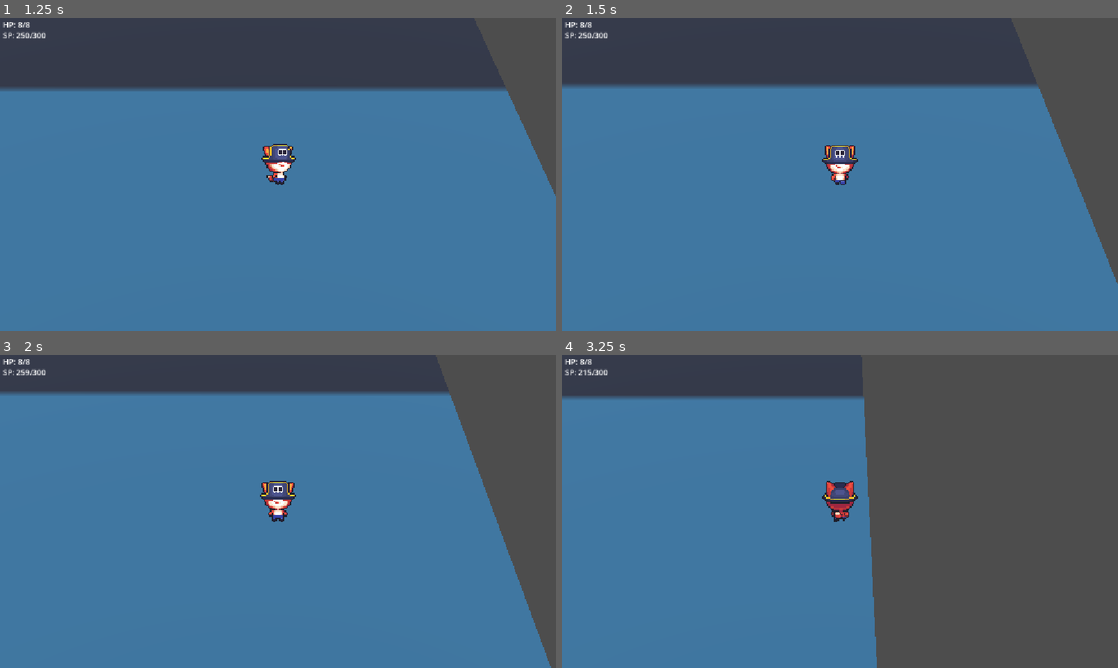
Above: before the commit, frames 1-4 (two rows, left to right).
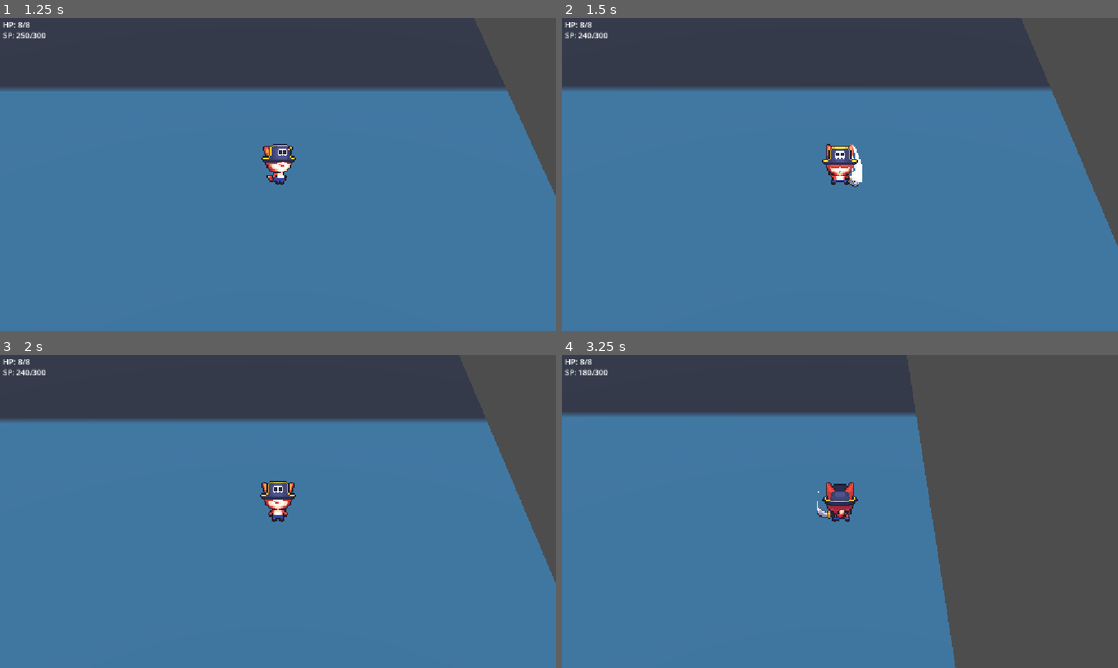
Above: after the commit, the same moments.

Repository: Naathan404/foxy-pirate-the-isle-of-secrets
Game: Godot game, scene res://test/test_scene.tscn
The game is run twice, just before and just after one commit, with the same random seed, the same clock (stepped at 60 frames per second) and the same inputs. The engine's default icon, where the game draws it, is replaced by a stand-in: a white triangle on a blue panel in a dark square.
Inputs (mouse positions are in pixels of both pictures, inside the frame that each line leads up to):
- Up to frame 1 (1.25 s): move the mouse to (400, 158) at 0.52 s; hold D (right) from 0.53 s (still down); tap Shift (dash) at 0.6 s
- Up to frame 2 (1.5 s): move the mouse to (728, 190) at 1.27 s; release D (right) at 1.28 s; hold S (down) from 1.28 s (still down); click (728, 190) at 1.35 s
- Up to frame 3 (2 s): keep holding S (down)
- Up to frame 4 (3.25 s): move the mouse to (895, 442) at 2.02 s; release S (down) at 2.03 s; hold D (right) 2.03-2.78 s; tap Shift (dash) at 2.1 s; move the mouse to (812, 574) at 2.77 s; hold W (up) from 2.78 s (still down); click (812, 574) at 2.85 s

Frame 1 is identical in both runs. In frame 2, 3.4% of the frame differs, in the area x 0-100%, y 4-85%; in frame 3, 12%; in frame 4, 14%, in the area x 0-71%, y 4-100%.

Commit message:
feat: complete basic attack flow with dagger

Diff:
--- a/data/weapon/weapon_dagger.tres
+++ b/data/weapon/weapon_dagger.tres
@@ -2,9 +2,12 @@
 
 [ext_resource type="Script" uid="uid://dnv8otqkgp6v5" path="res://data/weapon/weapon_data.gd" id="1_epx0i"]
 [ext_resource type="Script" uid="uid://bl3xskt8h6bl7" path="res://data/weapon/attack_data.gd" id="1_nasaw"]
+[ext_resource type="PackedScene" uid="uid://q2jqrxyd2k31" path="res://gameplay/weapons/attack scenes/dagger_attack.tscn" id="1_up41l"]
 
 [sub_resource type="Resource" id="Resource_nasaw"]
 script = ExtResource("1_nasaw")
+attack_scene = ExtResource("1_up41l")
+stamina_cost = 10.0
 metadata/_custom_type_script = "uid://bl3xskt8h6bl7"
 
 [resource]
--- a/gameplay/player/foxy.tscn
+++ b/gameplay/player/foxy.tscn
@@ -15,6 +15,8 @@
 [ext_resource type="Script" uid="uid://bsdpq5t5mpp25" path="res://core/components/hurtbox_component.gd" id="9_r3fl6"]
 [ext_resource type="Script" uid="uid://dsiiopnlfqio7" path="res://core/components/health_component.gd" id="11_rvh5s"]
 [ext_resource type="Script" uid="uid://cq25nhncyhun5" path="res://core/components/stamina_component.gd" id="12_av71s"]
+[ext_resource type="Script" uid="uid://dvaslfpi4s3pd" path="res://gameplay/weapons/weapon_controller.gd" id="16_use70"]
+[ext_resource type="Resource" uid="uid://bcjxa7s3n5qkl" path="res://data/weapon/weapon_dagger.tres" id="17_r6sj1"]
 
 [sub_resource type="Animation" id="Animation_0rjvg"]
 length = 0.001
@@ -29,6 +31,54 @@
 "transitions": PackedFloat32Array(1),
 "update": 1,
 "values": [0]
+}
+
+[sub_resource type="Animation" id="Animation_mqob0"]
+resource_name = "attack_dagger_down"
+length = 0.8
+tracks/0/type = "value"
+tracks/0/imported = false
+tracks/0/enabled = true
+tracks/0/path = NodePath("Sprite3D:frame")
+tracks/0/interp = 1
+tracks/0/loop_wrap = true
+tracks/0/keys = {
+"times": PackedFloat32Array(0, 0.2, 0.39999998, 0.6),
+"transitions": PackedFloat32Array(1, 1, 1, 1),
+"update": 1,
+"values": [44, 48, 52, 56]
+}
+
+[sub_resource type="Animation" id="Animation_lqbvs"]
+resource_name = "attack_dagger_side"
+length = 0.8
+tracks/0/type = "value"
+tracks/0/imported = false
+tracks/0/enabled = true
+tracks/0/path = NodePath("Sprite3D:frame")
+tracks/0/interp = 1
+tracks/0/loop_wrap = true
+tracks/0/keys = {
+"times": PackedFloat32Array(0, 0.2, 0.39999998, 0.6),
+"transitions": PackedFloat32Array(1, 1, 1, 1),
+"update": 1,
+"values": [45, 49, 53, 57]
+}
+
+[sub_resource type="Animation" id="Animation_pt1je"]
+resource_name = "attack_dagger_up"
+length = 0.8
+tracks/0/type = "value"
+tracks/0/imported = false
+tracks/0/enabled = true
+tracks/0/path = NodePath("Sprite3D:frame")
+tracks/0/interp = 1
+tracks/0/loop_wrap = true
+tracks/0/keys = {
+"times": PackedFloat32Array(0, 0.2, 0.39999998, 0.6),
+"transitions": PackedFloat32Array(1, 1, 1, 1),
+"update": 1,
+"values": [46, 50, 54, 58]
 }
 
 [sub_resource type="Animation" id="Animation_nu5xt"]
@@ -280,6 +330,9 @@
 [sub_resource type="AnimationLibrary" id="AnimationLibrary_7kbwk"]
 _data = {
 &"RESET": SubResource("Animation_0rjvg"),
+&"attack_dagger_down": SubResource("Animation_mqob0"),
+&"attack_dagger_side": SubResource("Animation_lqbvs"),
+&"attack_dagger_up": SubResource("Animation_pt1je"),
 &"dash_down": SubResource("Animation_nu5xt"),
 &"dash_side": SubResource("Animation_use70"),
 &"dash_up": SubResource("Animation_r6sj1"),
@@ -303,12 +356,13 @@
 [sub_resource type="BoxShape3D" id="BoxShape3D_jpyye"]
 size = Vector3(1.2701416, 1.9672241, 1)
 
-[node name="Foxy" type="CharacterBody3D" unique_id=1350175917 node_paths=PackedStringArray("stamina", "hp", "hurtbox", "camera")]
+[node name="Foxy" type="CharacterBody3D" unique_id=1350175917 node_paths=PackedStringArray("stamina", "hp", "hurtbox", "weapon_controller", "camera")]
 script = ExtResource("1_rvh5s")
 data = ExtResource("2_av71s")
 stamina = NodePath("StaminaComponent")
 hp = NodePath("HealthComponent")
 hurtbox = NodePath("HurtBox")
+weapon_controller = NodePath("WeaponController")
 camera = NodePath("Camera3D")
 
 [node name="Visual" type="Node3D" parent="." unique_id=1468628045 node_paths=PackedStringArray("sprite", "animation_player")]
@@ -378,6 +432,10 @@
 script = ExtResource("12_av71s")
 metadata/_custom_type_script = "uid://cq25nhncyhun5"
 
+[node name="WeaponController" type="Node" parent="." unique_id=616833111]
+script = ExtResource("16_use70")
+default_weapon = ExtResource("17_r6sj1")
+
 [node name="Camera3D" type="Camera3D" parent="." unique_id=342202680]
 transform = Transform3D(1, 0, 0, 0, 0.7071068, 0.7071068, 0, -0.7071068, 0.7071068, 0, 20, 20)
 fov = 30.0
--- a/gameplay/player/player.gd
+++ b/gameplay/player/player.gd
@@ -12,7 +12,7 @@
 @export var hitbox: HitBox
 @export var hurtbox: HurtBox
 @export var team: int = 1
-@export var attack_controller: Node
+@export var weapon_controller: WeaponController
 @export var ammo: AmmoComponent
 @export var attack_animation_prefix: String = "attack_dagger"
 @export var camera: Camera3D
@@ -75,11 +75,9 @@
 		hitbox.actor = self
 		hitbox.team = team
 		hitbox.end_attack()
-	if is_instance_valid(attack_controller) and attack_controller.has_method("setup"):
-		if attack_controller is WeaponController:
-			var weapon_controller := attack_controller as WeaponController
-			weapon_controller.team = team
-		if not attack_controller.call("setup", self, stamina, ammo):
+	if is_instance_valid(weapon_controller) and weapon_controller.has_method("setup"):
+		weapon_controller.team = team
+		if not weapon_controller.call("setup", self, stamina, ammo):
 			push_error("Player: set up vũ khí bị fail")
 
 
@@ -117,9 +115,9 @@
 	if is_instance_valid(damage.source) and damage.source_team == team:
 		return 0
 	var amount := damage.amount_hp
-	if is_instance_valid(attack_controller):
-		if attack_controller.has_method("modify_incoming_damage"):
-			amount = int(attack_controller.call("modify_incoming_damage", amount, damage))
+	if is_instance_valid(weapon_controller):
+		if weapon_controller.has_method("modify_incoming_damage"):
+			amount = int(weapon_controller.call("modify_incoming_damage", amount, damage))
 	return hp.take_damage(amount)
 
 
@@ -278,7 +276,7 @@
 		return false
 	if not has_attack_animation(animation_prefix):
 		return false
-	attack_controller = controller
+	weapon_controller = controller
 	attack_animation_prefix = animation_prefix
 	return true
 
@@ -348,8 +346,8 @@
 
 func cancel_attack() -> void:
 	end_hitbox_attack()
-	if is_instance_valid(attack_controller) and attack_controller.has_method("cancel"):
-		attack_controller.call("cancel")
+	if is_instance_valid(weapon_controller) and weapon_controller.has_method("cancel"):
+		weapon_controller.call("cancel")
 
 
 func begin_hitbox_attack(amount_hp: int, attack_id: int = 0, tag: StringName = &"normal") -> bool:
--- a/gameplay/player/states/player_attack.gd
+++ b/gameplay/player/states/player_attack.gd
@@ -11,7 +11,7 @@
 func _enter() -> void:
 	accepted = false
 	finished = false
-	controller = player.attack_controller
+	controller = player.weapon_controller
 	animation_prefix = player.attack_animation_prefix
 	player.set_horizontal_velocity(Vector3.ZERO)
 	if player.dead:
--- a/gameplay/player/states/player_state.gd
+++ b/gameplay/player/states/player_state.gd
@@ -42,7 +42,7 @@
 		player.action_rejected.emit(&"dash")
 
 	if player.attack_requested:
-		if is_instance_valid(player.attack_controller):
+		if is_instance_valid(player.weapon_controller):
 			return request_state("attack", 10)
 		player.action_rejected.emit(&"normal_attack")
 	return false
--- /dev/null
+++ b/gameplay/weapons/attack scenes/dagger_attack.gd
@@ -0,0 +1,36 @@
+class_name DaggerAttack
+extends WeaponAttack
+
+@export var hitbox: HitBox
+@export var forward_offset: float = 0.8
+
+# validate trước khi node vào scenetree
+func validate() -> bool:
+	return is_instance_valid(hitbox)
+
+
+func activate() -> void:
+	if (
+		context == null
+		or not is_instance_valid(hitbox)
+		or not is_instance_valid(context.actor)
+	):
+		return
+
+	super.activate()
+
+	# forward là trục -Z
+	look_at(global_position + context.direction, Vector3.UP)
+
+	hitbox.position.z = -forward_offset
+	hitbox.scale = Vector3.ONE * context.hitbox_multiplier
+
+	hitbox.actor = context.actor
+	hitbox.team = context.team
+	hitbox.begin_attack(context.damage_hp, context.attack_id, context.action)
+
+
+func deactivate() -> void:
+	super.deactivate()
+	if is_instance_valid(hitbox):
+		hitbox.end_attack()
--- /dev/null
+++ b/gameplay/weapons/attack scenes/dagger_attack.tscn
@@ -0,0 +1,21 @@
+[gd_scene format=3 uid="uid://q2jqrxyd2k31"]
+
+[ext_resource type="Script" uid="uid://etrxpr68gxyd" path="res://core/components/hitbox_component.gd" id="1_bhibm"]
+[ext_resource type="Script" uid="uid://ck0gfln5qfrp" path="res://gameplay/weapons/attack scenes/dagger_attack.gd" id="1_sleko"]
+
+[sub_resource type="BoxShape3D" id="BoxShape3D_jpyye"]
+size = Vector3(1.2930908, 1, 1.421875)
+
+[node name="DaggerAttack" type="Node3D" unique_id=1964697998 node_paths=PackedStringArray("hitbox")]
+script = ExtResource("1_sleko")
+hitbox = NodePath("HitBox")
+
+[node name="HitBox" type="Area3D" parent="." unique_id=1658291656 node_paths=PackedStringArray("actor")]
+script = ExtResource("1_bhibm")
+actor = NodePath("..")
+team = 2
+metadata/_custom_type_script = "uid://etrxpr68gxyd"
+
+[node name="CollisionShape3D" type="CollisionShape3D" parent="HitBox" unique_id=1900392975]
+transform = Transform3D(1, 0, 0, 0, 1, 0, 0, 0, 1, -0.011657715, 0, 0.2109375)
+shape = SubResource("BoxShape3D_jpyye")
Not shown, added: gameplay/weapons/attack scenes/dagger_attack.gd.uid
